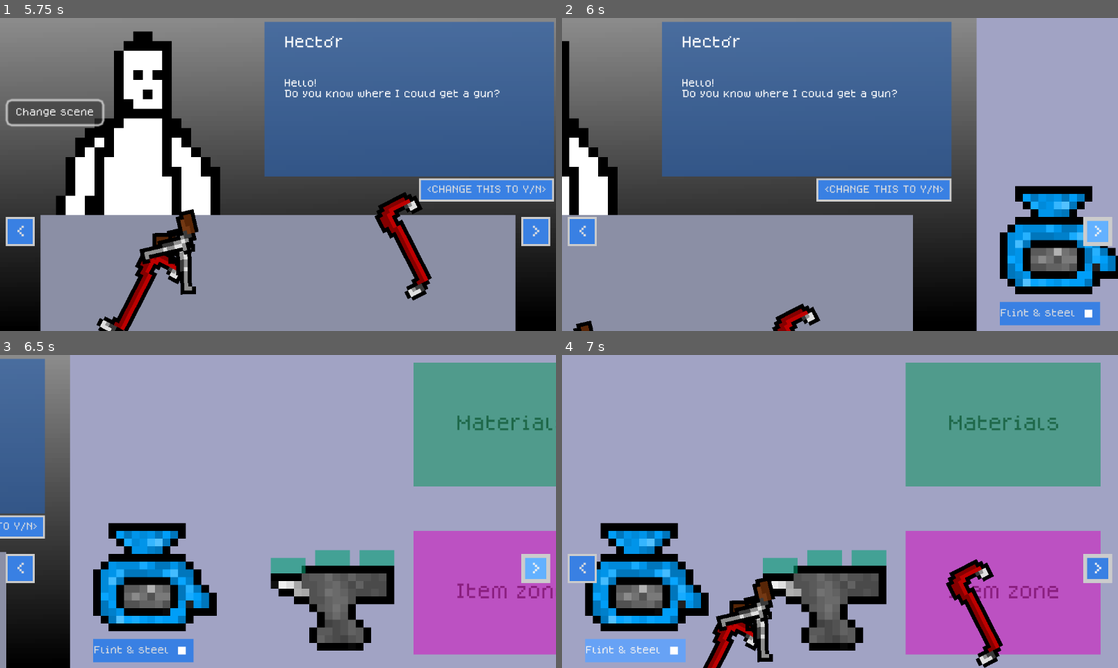
Above: before the commit, frames 1-4 (two rows, left to right).
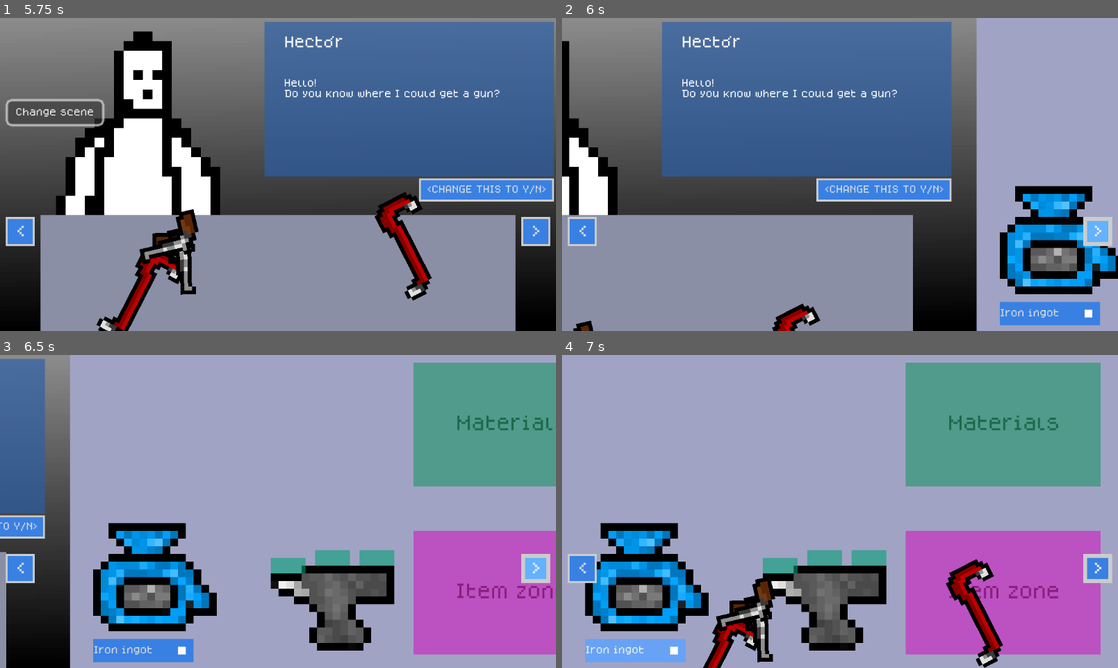
Above: after the commit, the same moments.

Repository: Azzty/projekt-kriminell
Game: Godot game, scene res://Scenes/Levels/store.tscn
Same seed, same stepped clock (60 frames per second), same inputs: the game is played once before the commit and once after it. This scene is started directly instead of the project's main scene.
Inputs (mouse positions are in pixels of both pictures, inside the frame that each line leads up to):
- Up to frame 1 (5.75 s): move the mouse to (400, 158) at 0.52 s; hold D (move_right) 0.53-1.28 s; tap E (interact_e) at 0.6, 2.85 s; click (400, 158) at 0.67 s; move the mouse to (166, 190) at 1.27 s; hold S (move_down) 1.28-2.03 s; click (166, 190) at 1.35 s; move the mouse to (333, 105) at 2.02 s; hold D (move_right) 2.03-2.78 s; hold Space (spacebar) 2.03-2.78 s; click (333, 105) at 2.17 s; move the mouse to (250, 237) at 2.77 s; hold W (move_up) 2.78-3.5 s; click (250, 237) at 2.92 s; click "<CHANGE THIS TO Y/N>" at 3.5 s; move the mouse to (444, 221) at 4.27 s; hold A (move_left) 4.28-5 s; click (444, 221) at 4.35 s; click "Change scene" at 5 s
- Up to frame 2 (6 s): click ">" at 5.75 s
- Up to frame 3 (6.5 s): no input
- Up to frame 4 (7 s): click "Flint & steel" (after the commit: "Iron ingot") at 6.5 s

Frame 1 is identical in both runs. In frame 2, 0.2% of the frame differs, in the area x 78-93%, y 92-96%; in frame 3, 0.2%, in the area x 16-31%, y 92-96%; in frame 4, 0.2%.
Error in both runs: Attempt to call function 'add_child' in base 'null instance' on a null instance. (res://Scripts/Managers/scene_manager.gd:12)

Commit message:
Anvil now has slots
- Added slots for anvil
- Knows which slots are filled and what is inside each slot
- All that is left is to add crafting recipes, sounds and things like that

Diff:
--- a/Scenes/Levels/workshop.tscn
+++ b/Scenes/Levels/workshop.tscn
@@ -49,9 +49,8 @@
 [node name="Camera2D" type="Camera2D" parent="."]
 zoom = Vector2(4, 4)
 
-[node name="Furnace" parent="." node_paths=PackedStringArray("resource_cshape") instance=ExtResource("3_vt3hl")]
+[node name="Furnace" parent="." instance=ExtResource("3_vt3hl")]
 position = Vector2(-100, 30)
-resource_cshape = NodePath("../MaterialZone/MaterialCollisionShape")
 
 [node name="Anvil" parent="." instance=ExtResource("4_vt3hl")]
 position = Vector2(-8, 50)
--- a/Scenes/Objects/Interactable Objects/anvil.tscn
+++ b/Scenes/Objects/Interactable Objects/anvil.tscn
@@ -18,7 +18,7 @@
 texture = ExtResource("1_dbjif")
 script = ExtResource("2_oxtwu")
 
-[node name="ItemSlot0" type="Area2D" parent="."]
+[node name="ItemSlot0" type="Area2D" parent="." groups=["item_slots"]]
 position = Vector2(-5.75, -5.5)
 
 [node name="SlotShape" type="CollisionShape2D" parent="ItemSlot0"]
@@ -32,7 +32,7 @@
 texture = SubResource("GradientTexture2D_4263j")
 metadata/_edit_lock_ = true
 
-[node name="ItemSlot1" type="Area2D" parent="."]
+[node name="ItemSlot1" type="Area2D" parent="." groups=["item_slots"]]
 position = Vector2(0, -6.5)
 
 [node name="SlotShape" type="CollisionShape2D" parent="ItemSlot1"]
@@ -46,7 +46,7 @@
 texture = SubResource("GradientTexture2D_4263j")
 metadata/_edit_lock_ = true
 
-[node name="ItemSlot2" type="Area2D" parent="."]
+[node name="ItemSlot2" type="Area2D" parent="." groups=["item_slots"]]
 position = Vector2(5.75, -6.5)
 
 [node name="SlotShape" type="CollisionShape2D" parent="ItemSlot2"]
--- a/Scenes/Objects/Interactable Objects/furnace.tscn
+++ b/Scenes/Objects/Interactable Objects/furnace.tscn
@@ -94,7 +94,7 @@
 theme_override_constants/arrow_margin = 1
 theme_override_constants/modulate_arrow = 0
 theme_override_icons/arrow = SubResource("GradientTexture1D_he84a")
-selected = 1
+selected = 0
 allow_reselect = true
 item_count = 3
 popup/item_0/text = "Iron ingot"
--- a/Scripts/Items/game_item_class.gd
+++ b/Scripts/Items/game_item_class.gd
@@ -41,7 +41,8 @@
 		"tags": ["Resource", "Metal"],
 		"texture": load(ITEMS_FOLDER + "/Resources/iron_ingot.png"),
 		"name": "Iron ingot",
-		"value": 20
+		"value": 20,
+		"materials": {"iron": 2}
 	}
 }
 
--- a/Scripts/Objects/anvil.gd
+++ b/Scripts/Objects/anvil.gd
@@ -1,15 +1,82 @@
 extends Sprite2D
 
-@onready var anvil_sprite_bounds := Utilities.get_sprite_rect(get_node("."))
+@onready var anvil_sprite_bounds: Rect2 = get_node(".").get_rect()
 
-var items_in_drop_area := []
+var active_slots: Array[Area2D] = [] # Slots that an item is hovering over
+var held_item: Sprite2D
+var materials_in_machine := {}
+var items_in_slots := {}
 
-var is_crafting := false
+var has_crafted := false
+
+func _ready() -> void:
+	# Connect slots to their functions
+	for slot: Area2D in get_tree().get_nodes_in_group("item_slots"):
+		slot.area_entered.connect(_on_item_slot_entered.bind(slot))
+		slot.area_exited.connect(_on_item_slot_exited.bind(slot))
+
+func _on_item_slot_entered(area: Area2D, slot: Area2D) -> void:
+	var item: Sprite2D = Utilities.find_first_parent_of_class(area, "Sprite2D")
+	if not item.has_meta("item_properties") or not item.is_in_group("resource_items"): return
+
+	held_item = item
+	if active_slots.size() > 0: active_slots[0].modulate = Color(1,1,1,1)
+	active_slots.push_front(slot)
+	active_slots[0].modulate = Color(1.5,1.5,1.5,1)
+
+func _on_item_slot_exited(area: Area2D, slot: Area2D) -> void:
+	if active_slots.size() == 0: return
+
+	var item: Sprite2D = Utilities.find_first_parent_of_class(area, "Sprite2D")
+	if not item.has_meta("item_properties") or not item.is_in_group("resource_items"): return
+
+	active_slots[0].modulate = Color(1,1,1,1)
+	active_slots.erase(slot)
+	if active_slots.size() > 0: active_slots[0].modulate = Color(1.5,1.5,1.5,1)
+
+func _unhandled_input(event: InputEvent) -> void:
+	if not event is InputEventMouseButton: return
+	if event.button_index != MOUSE_BUTTON_LEFT: return
+
+	var mouse_position = get_global_mouse_position()
+
+	for slot: Area2D in items_in_slots:
+		var item: Sprite2D = items_in_slots[slot]
+		if not item: continue
+
+		var item_rect := item.get_rect()
+		if item_rect.has_point(item.to_local(mouse_position)):
+			item.set_process(true)
+			slot.monitoring = true
+
+	if active_slots.size() == 0: return
+
+	place_held_item_in_slot()
+
+func place_held_item_in_slot():
+	items_in_slots[active_slots[0]] = held_item
+	_add_item_materials(held_item)
+	held_item.reparent(get_node("."))
+	held_item.set_process(false)
+	held_item.global_position = active_slots[0].global_position
+	held_item.rotation_degrees = active_slots[0].rotation_degrees + 90
+	active_slots[0].monitoring = false # Set this last, otherwise it will send out exited signal
+
+func _add_item_materials(item: Sprite2D):
+	if not item.get_meta("item_properties").materials: return
+
+	var item_materials: Dictionary = item.get_meta("item_properties").materials
+	# Add smelted materials to furnace
+	for material_name in item_materials:
+		var material_amount = item_materials[material_name]
+		if not materials_in_machine.has(material_name):
+			materials_in_machine[material_name] = 0.0
+		materials_in_machine[material_name] += material_amount
 
 # Highlight when hovering
-func _process(delta: float) -> void:
-	if is_crafting: return
-	if anvil_sprite_bounds.has_point(get_global_mouse_position()):
+func _process(_delta: float) -> void:
+	var mouse_position := get_global_mouse_position()
+	if anvil_sprite_bounds.has_point(to_local(mouse_position)):
 		self_modulate.r = 1.2
 		self_modulate.g = 1.2
 		self_modulate.b = 1.2
@@ -17,3 +84,14 @@
 		self_modulate.r = 1.0
 		self_modulate.g = 1.0
 		self_modulate.b = 1.0
+
+	for item: Sprite2D in items_in_slots.values():
+		if not item: continue
+
+		var item_rect := item.get_rect()
+		#item_rect.position = item.position
+
+		if item_rect.has_point(item.to_local(mouse_position)):
+			item.modulate = Color(0.8,0.8,0.8,1)
+		else:
+			item.modulate = Color(1,1,1,1)
--- a/Scripts/Objects/furnace.gd
+++ b/Scripts/Objects/furnace.gd
@@ -19,7 +19,7 @@
 
 @export var SMELTING_TIME := 1.0
 @export var SMELT_EFFICENCY := 0.75 # Yield from smelting items
-@export var resource_cshape: CollisionShape2D # Place where resources will be placed
+#@export var resource_cshape: CollisionShape2D # Place where resources will be placed
 
 const recipes := {
 	"Iron ingot": {"iron": 2},
@@ -146,7 +146,7 @@
 
 	if not is_smelting: smelt_all_items()
 
-func _process(delta: float) -> void:
+func _process(_delta: float) -> void:
 	if is_smelting: return
 	if furnace_sprite_bounds.has_point(get_global_mouse_position()):
 		self_modulate.r = 1.2
